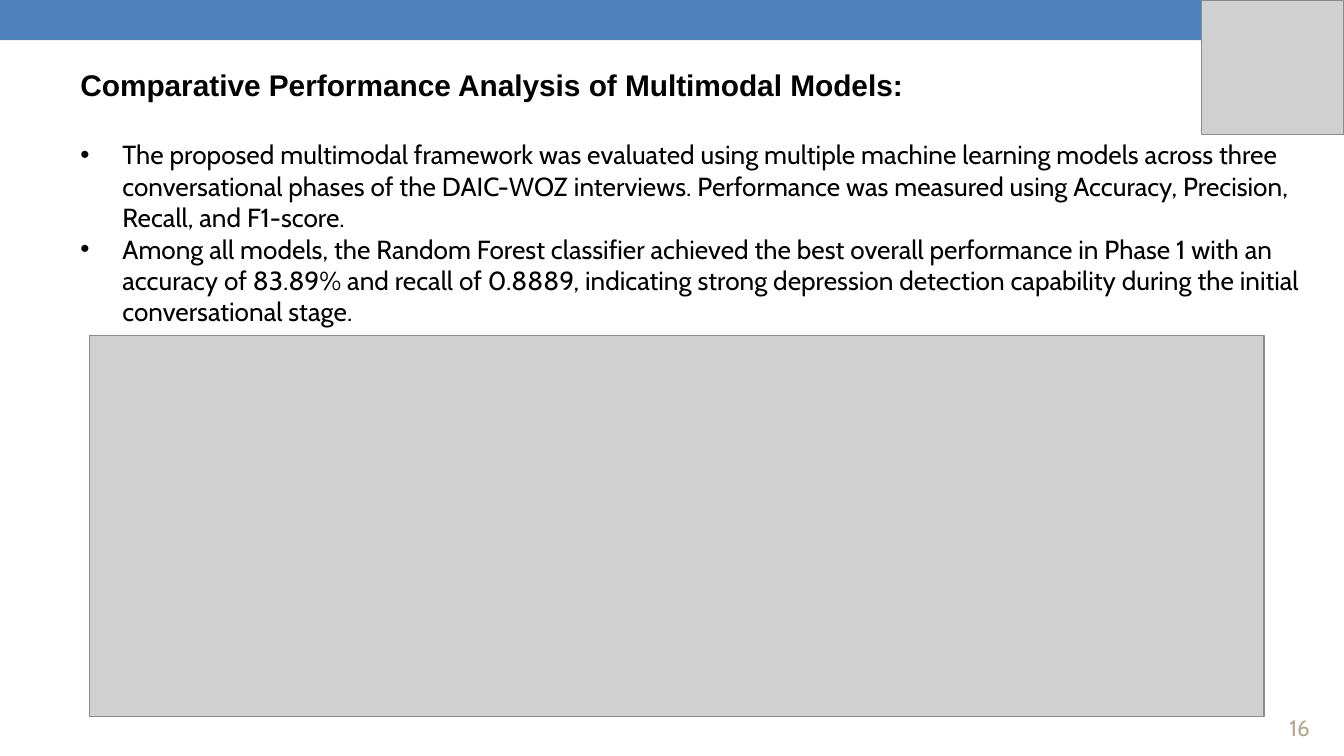
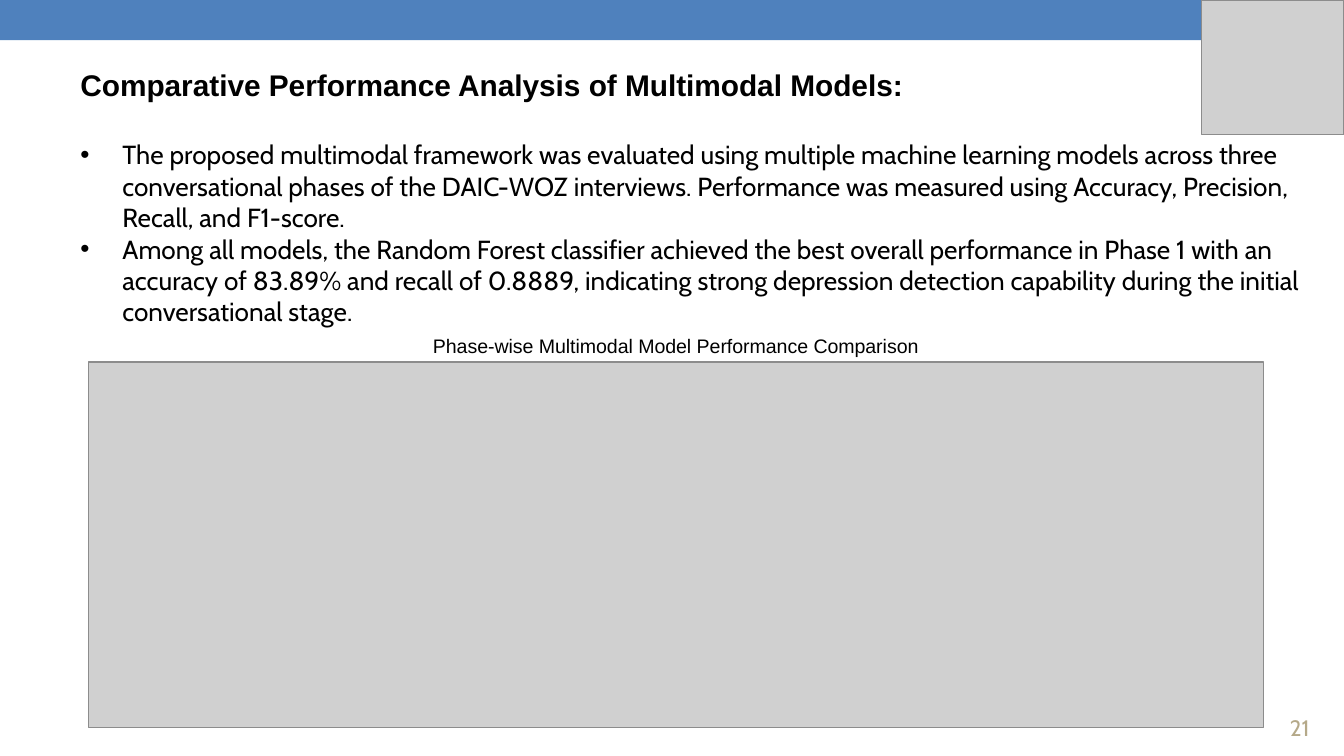
Before and after one commit to AuRa123456/mental-health-fyrp, a slide deck: slide 21 of FRP Documents/FYRP End-term Presentation PPT.pptx (slide 16 before the commit). Drawn at 1344x756 pixels with LibreOffice and Linux fonts; fonts in the diff are those of the drawing; grey boxes stand for pictures. Boxes give left, top, right and bottom in pixels: in the first picture for what was removed or moved away, otherwise in the second. Text is boxed around its words. In the diff, an @@ line names an element or a change of style, - is before the commit and + after.

```diff
--- a/FRP Documents/FYRP End-term Presentation PPT.pptx
+++ b/FRP Documents/FYRP End-term Presentation PPT.pptx
@@ text added at (433, 338, 919, 357), 10.5 pt, text #000000 @@
+Phase-wise Multimodal Model Performance Comparison
@@ picture: place and size @@
-picture at (89, 336, 1263, 716)
+picture at (89, 362, 1263, 727)
@@ page number at (1290, 720, 1310, 736): text changed @@
-16
+21
```
Also in this commit, not shown: 5 other slides changed, 5 slides added.
